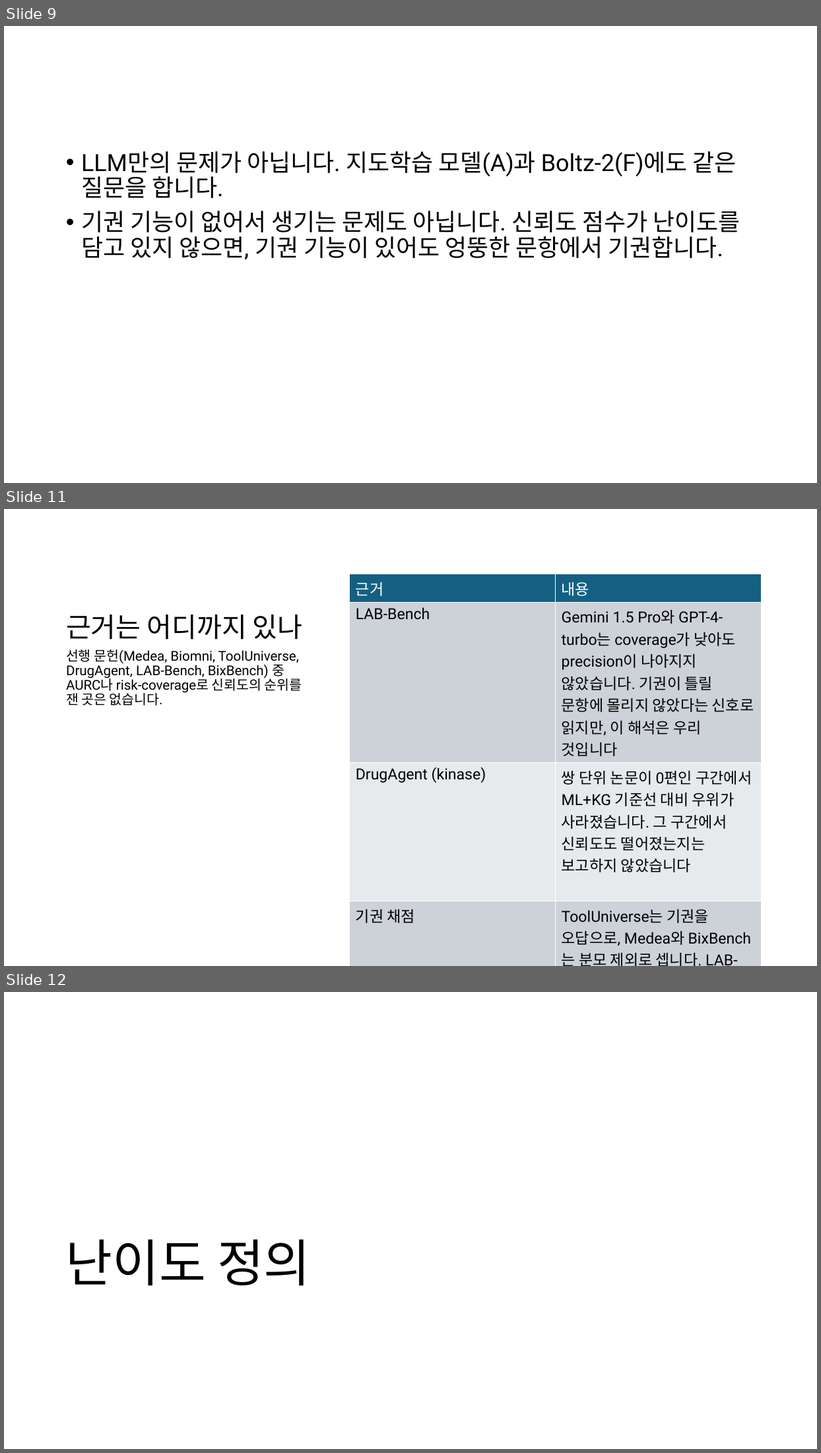
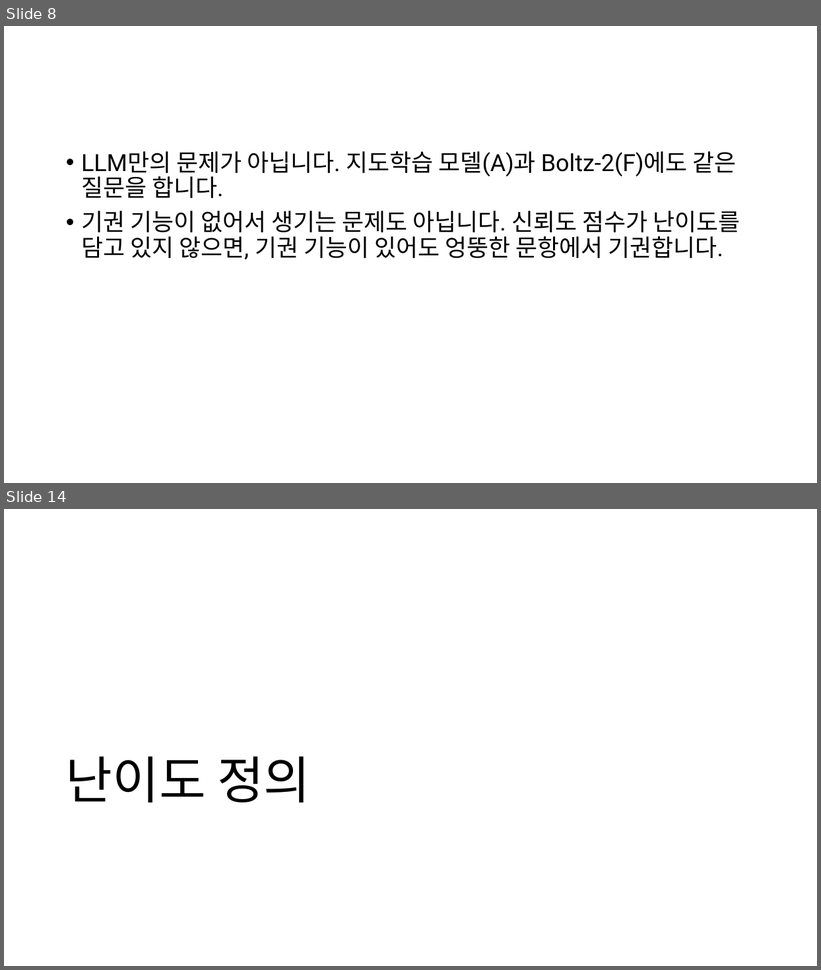
Before and after one commit to Pseudo-Lab/abstain-dti, a slide deck: docs/weekly/w01/w01.pptx. Shown one above the other, each under a label of ours: slides 9, 11 and 12 before the commit, slides 8 and 14 after it; the slides between them are not shown. The pictures are 821x1453 and 821x970 pixels, drawn with LibreOffice and Linux fonts; fonts in the diff are those of the drawing. Boxes give left, top, right and bottom in pixels: in the first picture for what was removed or moved away, otherwise in the second. Text is boxed around its words. In the diff, an @@ line names an element or a change of style, - is before the commit and + after.

```diff
--- a/docs/weekly/w01/w01.pptx
+++ b/docs/weekly/w01/w01.pptx
@@ slide 11 removed at (4,509,817,966), background #FFFFFF @@
@@ table removed at (350,574,762,966), 5 rows, 2 columns @@
-근거 | 내용
-LAB-Bench | Gemini 1.5 Pro와 GPT-4-turbo는 coverage가 낮아도 precision이 나아지지 않았습니다. 기권이 틀릴 문항에 몰리지 않았다는 신호로 읽지만, 이 해석은 우리 것입니다
-DrugAgent (kinase) | 쌍 단위 논문이 0편인 구간에서 ML+KG 기준선 대비 우위가 사라졌습니다. 그 구간에서 신뢰도도 떨어졌는지는 보고하지 않았습니다
-기권 채점 | ToolUniverse는 기권을 오답으로, Medea와 BixBench는 분모 제외로 셉니다. LAB-Bench는 둘 다 보고합니다
-BixBench (MCQ) | 기권 보기를 주면 성능이 random에 가까워지고, 빼면 random보다 높아집니다
@@ title removed at (66,615,303,640) @@
-근거는 어디까지 있나
@@ text removed at (66,650,302,706) @@
-선행 문헌(Medea, Biomni, ToolUniverse, DrugAgent, LAB-Bench, BixBench) 중 AURC나 risk-coverage로 신뢰도의 순위를 잰 곳은 없습니다.
@@ what was slide 9 is now slide 8 @@
@@ what was slide 12 is now slide 14 @@
```
Also in this commit, not shown: 6 slides changed, 4 slides added, 1 other slide removed, 3 other files.
